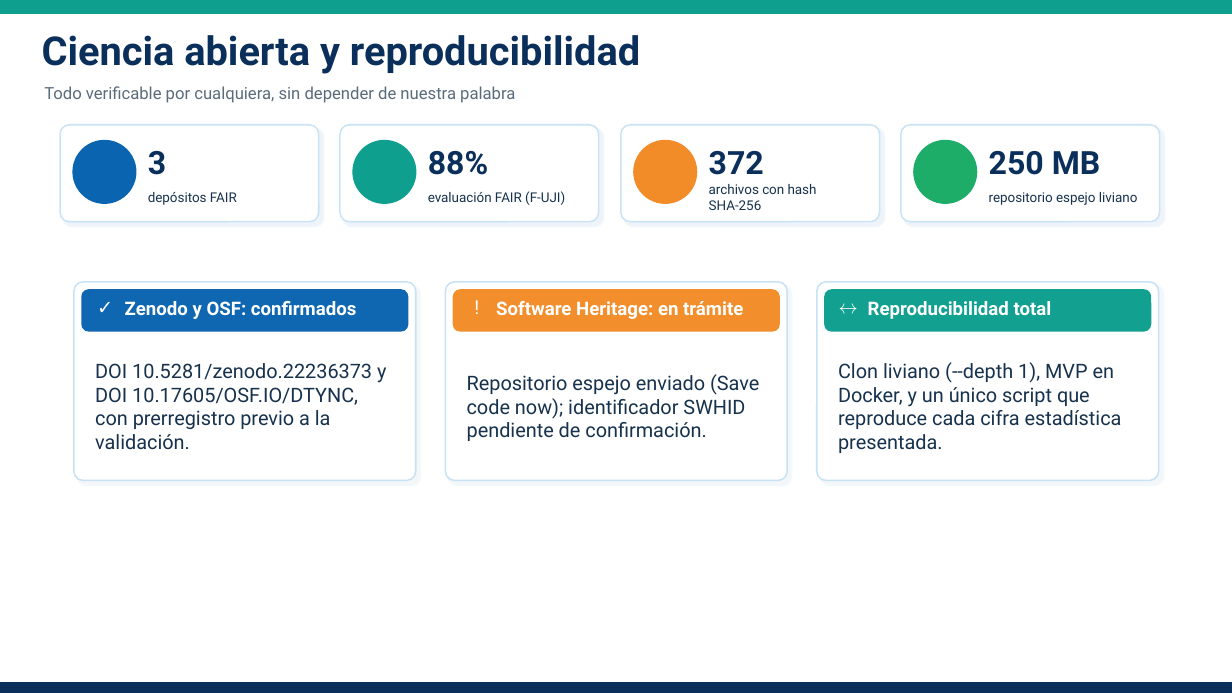
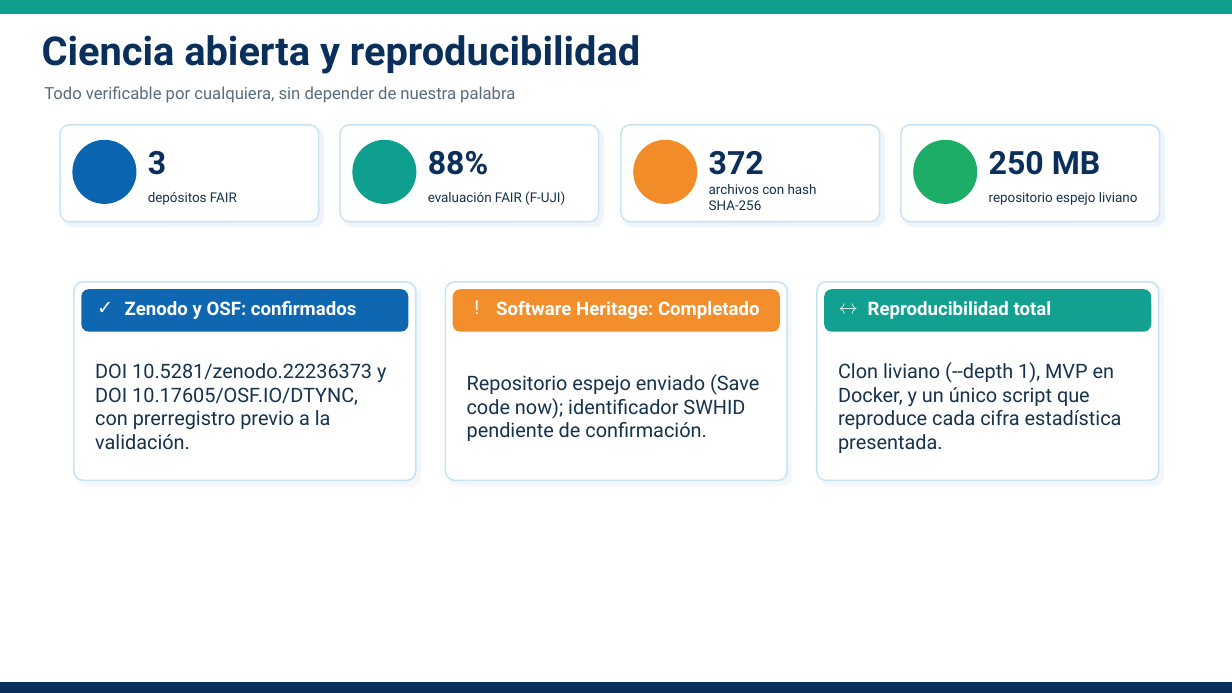
Before and after one commit to ptigasis-Alexander/MediCita_ISR401, a slide deck: slide 17 of 09_Defensa/MediCita_Defensa_Final.pptx. Drawn at 1232x693 pixels with LibreOffice and Linux fonts; fonts in the diff are those of the drawing. Boxes give left, top, right and bottom in pixels: in the first picture for what was removed or moved away, otherwise in the second. Text is boxed around its words. In the diff, an @@ line names an element or a change of style, - is before the commit and + after.

```diff
--- a/09_Defensa/MediCita_Defensa_Final.pptx
+++ b/09_Defensa/MediCita_Defensa_Final.pptx
@@ text at [496,301,760,319]: text changed @@
-Software Heritage: en trámite
+Software Heritage: Completado
```
Also in this commit, not shown: 3 other slides changed.
